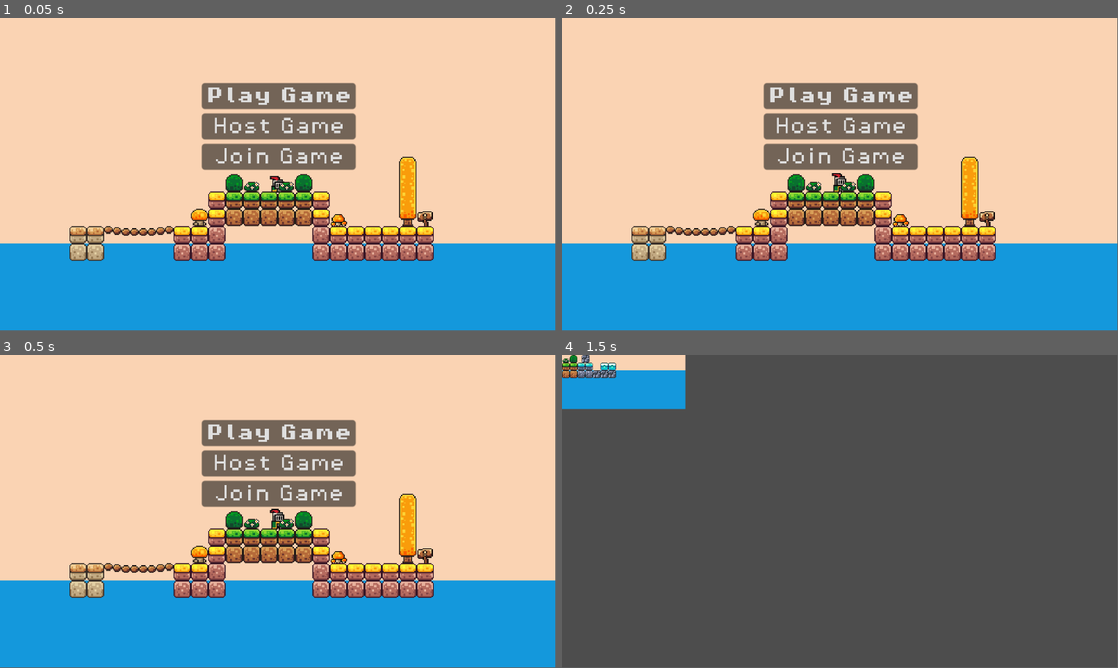
Above: before the commit, frames 1-4 (two rows, left to right).
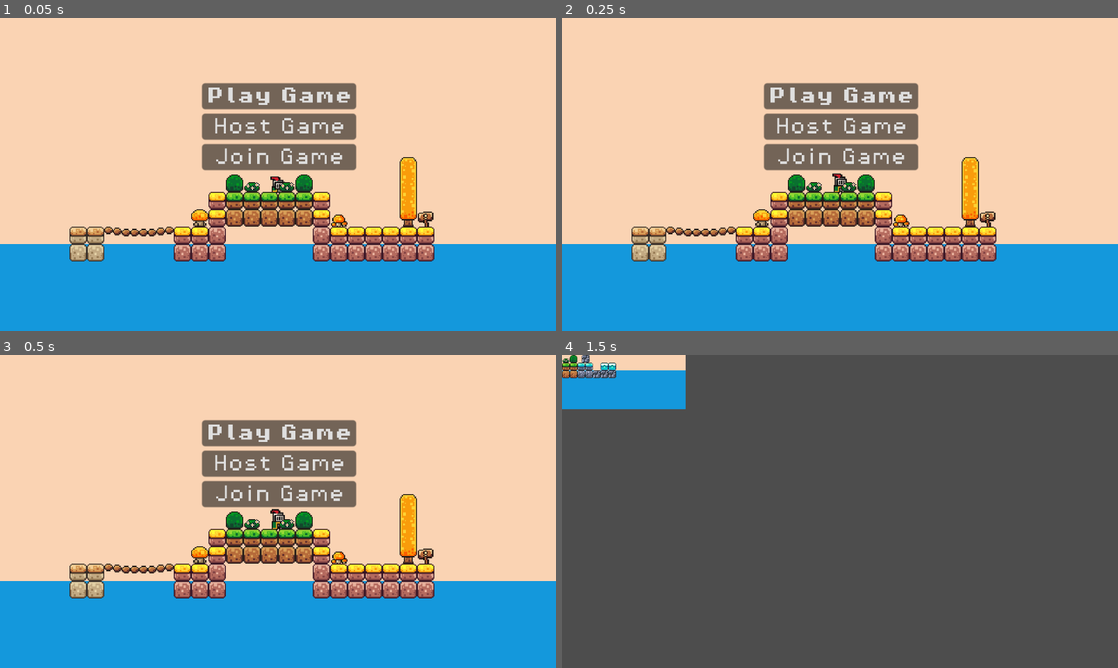
Above: after the commit, the same moments.

Repository: OfficialSirH/untitled-defense-push-game
Game: Godot game, scene res://scenes/main_menu.tscn
Two runs of this game, one before a commit and one after it. Both use one fixed random seed, a clock stepped at 60 frames per second and the inputs below.
Inputs:
- Up to frame 1 (0.05 s): no input
- Up to frame 2 (0.25 s): no input
- Up to frame 3 (0.5 s): no input
- Up to frame 4 (1.5 s): click "Play Game" at 0.5 s; tap Enter at 1.25 s; hold Right (move_right) from 1.28 s (still down); tap Space (jump) at 1.35 s
In our replay, the window is 799x449 before the commit and 800x450 after it. These sizes can differ from the game's own. Grey fills any space a smaller window leaves; there, only what the larger window draws over its background counts as a difference.

The runs differ from the first frame. In frame 1, 4.6% of the frame differs, in the area x 0-100%, y 0-78%; in frame 2, 4.6%; in frame 3, 4.6%; in frame 4, less than 0.1%.

Commit message:
fix: improvements to scene

Diff:
--- a/project.godot
+++ b/project.godot
@@ -19,6 +19,11 @@
 
 MultiplayerManager="*res://scripts/multiplayer/multiplayer_manager.gd"
 GameManager="*res://scripts/game_manager.gd"
+
+[display]
+
+window/stretch/mode="viewport"
+window/stretch/aspect="ignore"
 
 [input]
 
--- a/scenes/main_menu.tscn
+++ b/scenes/main_menu.tscn
@@ -408,6 +408,11 @@
 "name": &"jump",
 "speed": 5.0
 }, {
+"frames": [],
+"loop": true,
+"name": &"move",
+"speed": 5.0
+}, {
 "frames": [{
 "duration": 1.0,
 "texture": SubResource("AtlasTexture_fjrip")
@@ -540,7 +545,7 @@
 [node name="AnimatedSprite2D" type="AnimatedSprite2D" parent="RoamingKnight"]
 position = Vector2(0, 4)
 sprite_frames = SubResource("SpriteFrames_rtw2f")
-animation = &"jump"
+animation = &"move"
 autoplay = "idle"
 
 [node name="CollisionShape2D" type="CollisionShape2D" parent="RoamingKnight"]
